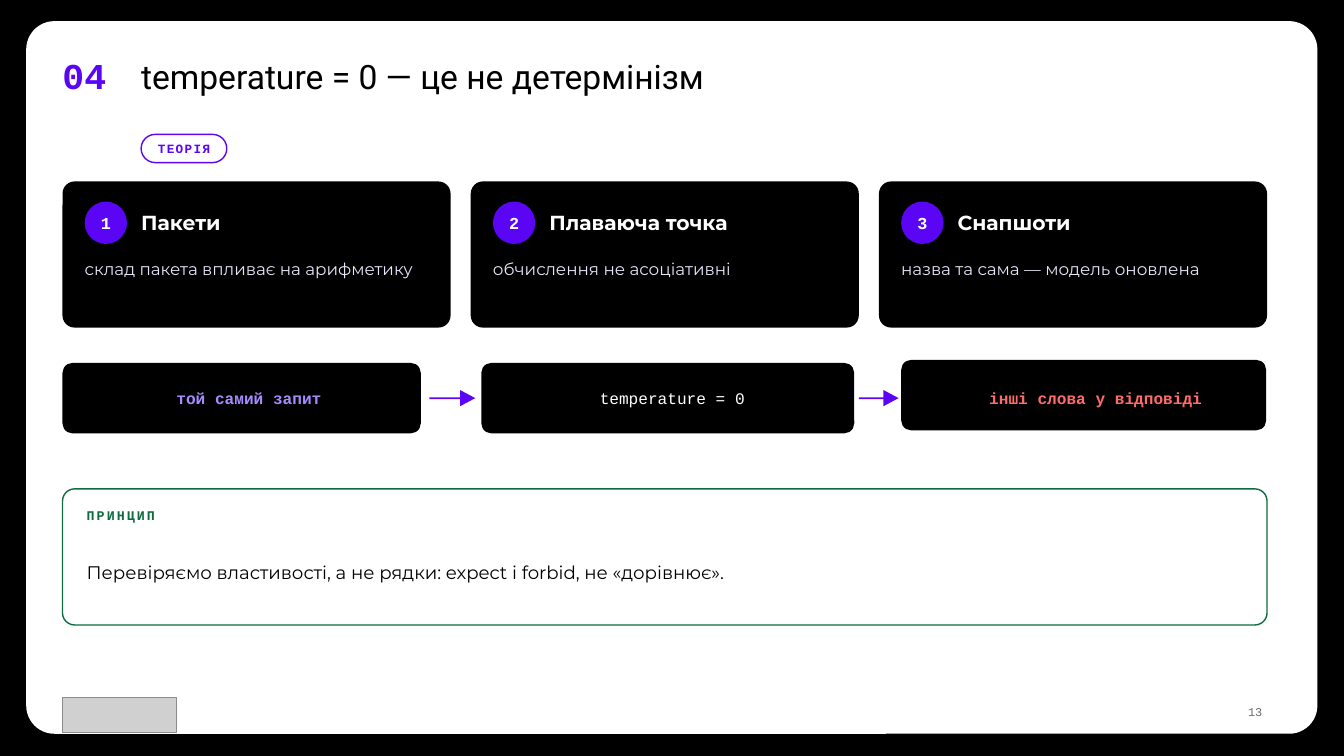
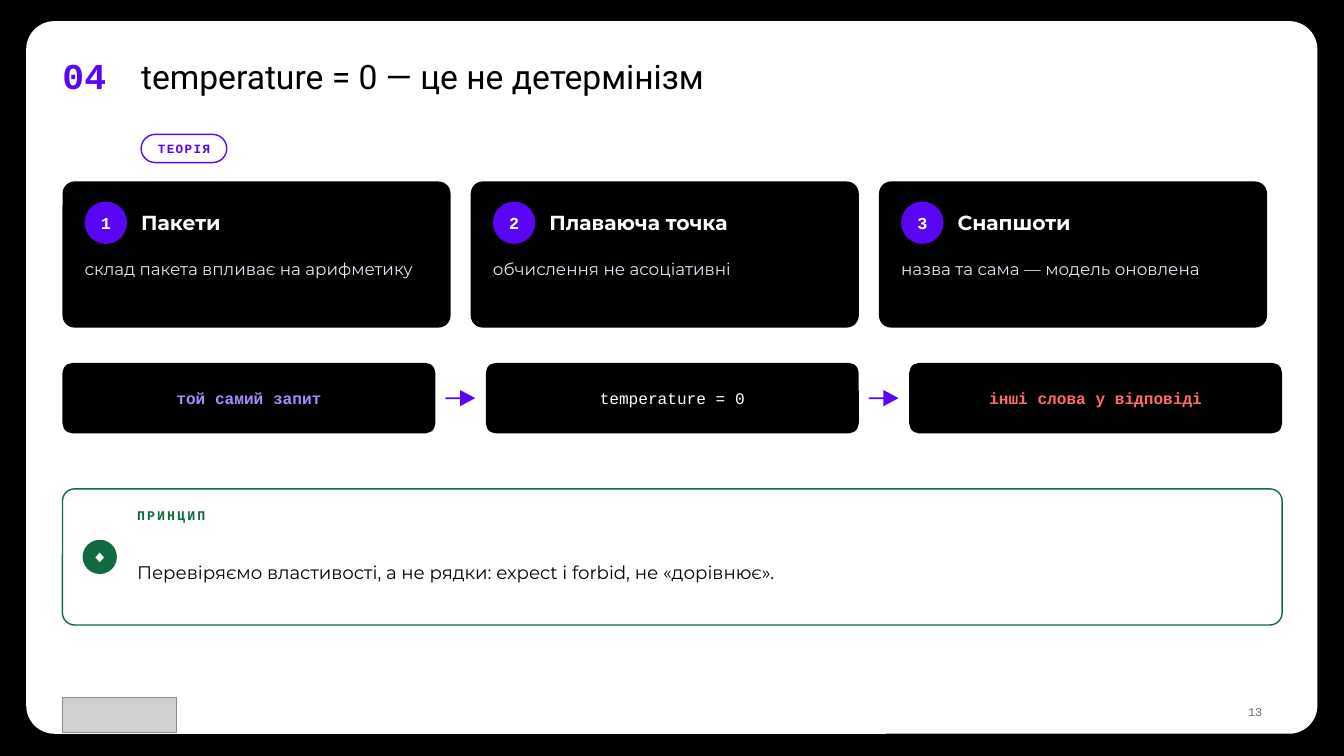
Before and after one commit to TarasFedorenkoFTV/llmops-bootcamp, a slide deck: slide 13 of docs/decks/L01.pptx. Drawn at 1344x756 pixels with LibreOffice and Linux fonts; fonts in the diff are those of the drawing; grey boxes stand for pictures; background and template pictures are left out. Boxes give left, top, right and bottom in pixels: in the first picture for what was removed or moved away, otherwise in the second. Text is boxed around its words. In the diff, an @@ line names an element or a change of style, - is before the commit and + after.

```diff
--- a/docs/decks/L01.pptx
+++ b/docs/decks/L01.pptx
@@ rounded rectangle resized from (x1=63, y1=363, x2=421, y2=434) to (x1=63, y1=363, x2=436, y2=434) @@
@@ rounded rectangle moved from (x1=482, y1=363, x2=855, y2=434) to (x1=486, y1=363, x2=859, y2=434) @@
@@ rounded rectangle resized from (x1=901, y1=360, x2=1266, y2=431) to (x1=909, y1=363, x2=1282, y2=434) @@
@@ line moved from (430, 398) - (464, 398) to (446, 398) - (464, 398) @@
@@ line moved from (859, 398) - (887, 398) to (869, 398) - (887, 398) @@
@@ rounded rectangle resized from (x1=63, y1=489, x2=1267, y2=625) to (x1=63, y1=489, x2=1282, y2=625) @@
@@ text "ПРИНЦИП" moved from (x1=87, y1=511, x2=155, y2=523) to (x1=137, y1=511, x2=205, y2=523) @@
@@ text "Перевіряємо властивості, а не рядки: ..." moved from (x1=87, y1=565, x2=724, y2=583) to (x1=137, y1=565, x2=774, y2=583) @@
@@ ellipse added at (x1=83, y1=540, x2=117, y2=575), fill #106B41 @@
@@ text added at (x1=83, y1=540, x2=117, y2=575), 12 pt, text #FFFFFF, bold @@
+◆
```
Also in this commit, not shown: 10 other slides changed, 33 other files.
